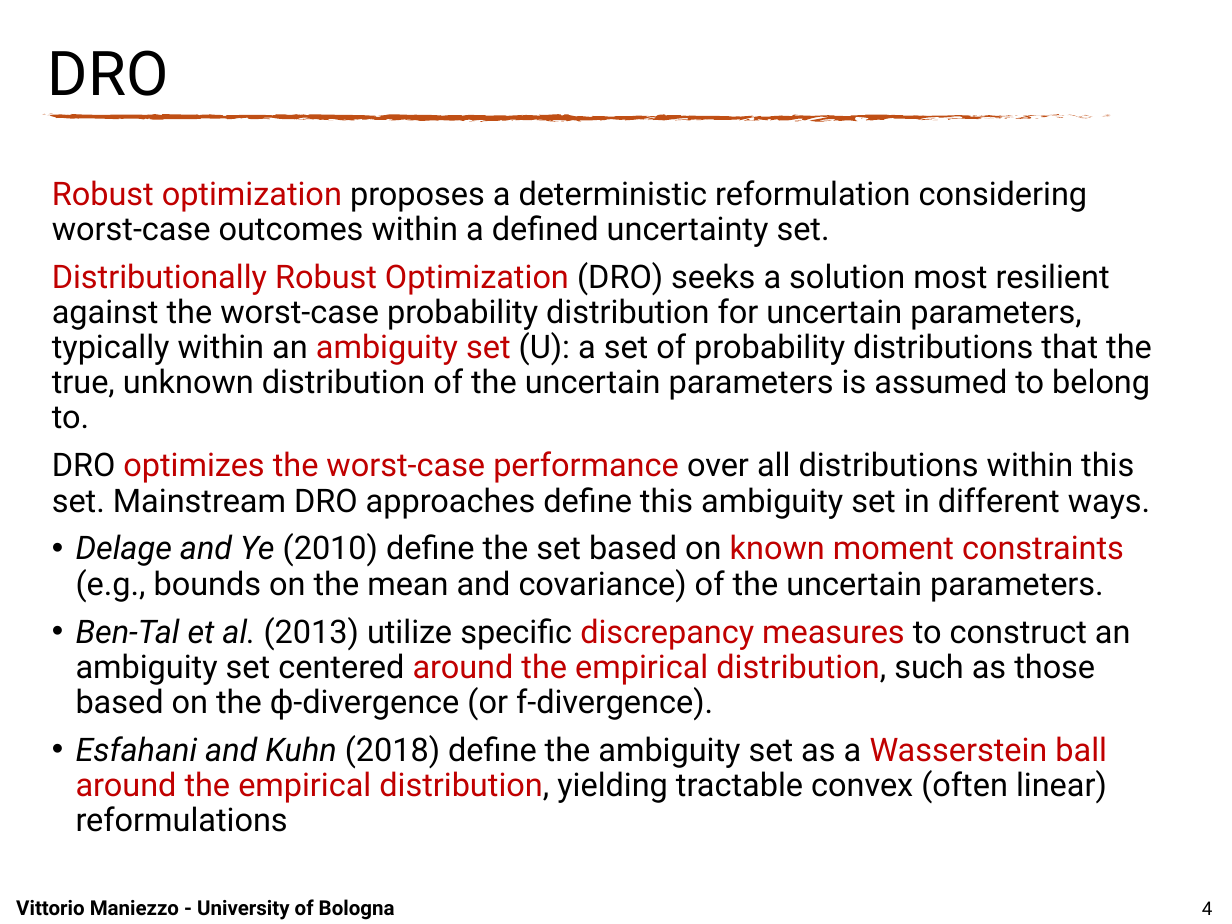
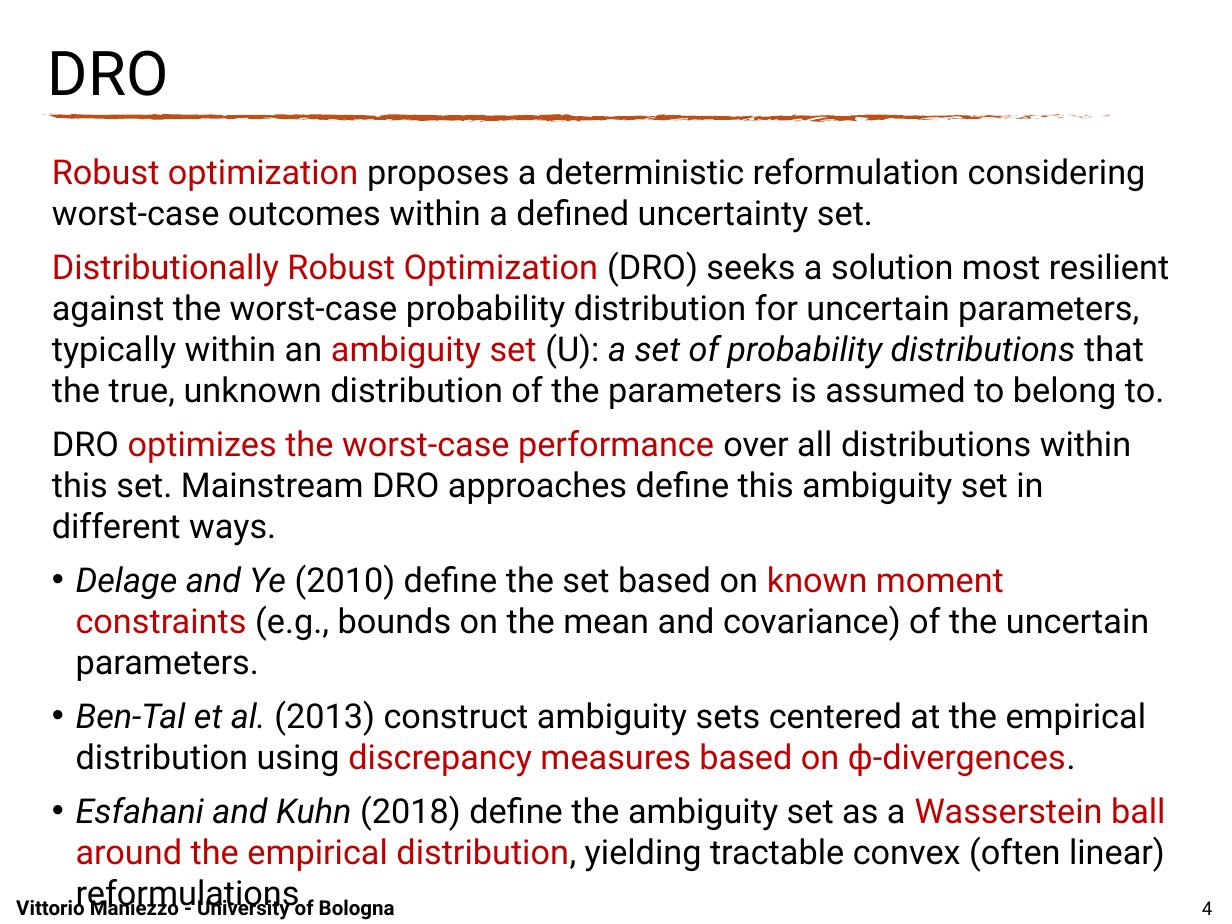
Before and after one commit to maniezzo/GDOforecast, a slide deck: slide 4 of doc/IFORS2026/Ifors_PPT_BESO.pptx. Drawn at 1232x924 pixels with LibreOffice and Linux fonts; fonts in the diff are those of the drawing; background and template pictures are left out. Boxes give left, top, right and bottom in pixels: in the first picture for what was removed or moved away, otherwise in the second. Text is boxed around its words. In the diff, an @@ line names an element or a change of style, - is before the commit and + after.

```diff
--- a/doc/IFORS2026/Ifors_PPT_BESO.pptx
+++ b/doc/IFORS2026/Ifors_PPT_BESO.pptx
@@ text "Robust optimization proposes a deterministic ...": place and size @@
-text "Robust optimization proposes a deterministic ..." at (52, 180, 1152, 832)
+text "Robust optimization proposes a deterministic ..." at (52, 158, 1169, 872)
@@ text at (52, 158, 1165, 872): size 19 to 20 pt in "Robust optimization proposes a deterministic reformulation c ...", "DRO optimizes the worst-case performance over all ...", "Delage and Ye (2010) define the set ...", "Esfahani and Kuhn (2018) define the ambiguity ..."; line spacing 0.9 to 1 @@
@@ text at (52, 251, 1169, 409): text changed; size 19 to 20 pt @@
-Distributionally Robust Optimization (DRO) seeks a solution most resilient against the worst-case probability distribution for uncertain parameters, typically within an ambiguity set (U): a set of probability distributions that the true, unknown distribution of the uncertain parameters is assumed to belong to.
+Distributionally Robust Optimization (DRO) seeks a solution most resilient against the worst-case probability distribution for uncertain parameters, typically within an ambiguity set (U): a set of probability distributions that the true, unknown distribution of the parameters is assumed to belong to.
@@ text at (76, 700, 1147, 777): text changed; size 19 to 20 pt @@
-• Ben-Tal et al. (2013) utilize specific discrepancy measures to construct an ambiguity set centered around the empirical distribution, such as those based on the ϕ-divergence (or f-divergence).
+• Ben-Tal et al. (2013) construct ambiguity sets centered at the empirical distribution using discrepancy measures based on ϕ-divergences.
```
Also in this commit, not shown: 6 other slides changed, 1 slide removed, 3 other files.
